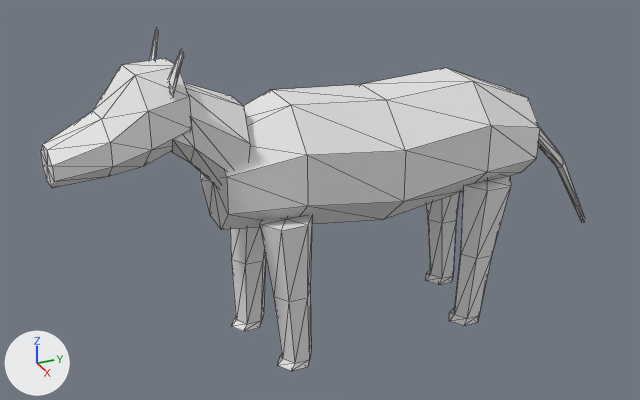
Two versions of the OBJ model data/animals/onca/eat/4.obj, one commit apart.
Camera for both pictures: a camera (50 mm lens) standing at (2.206, -1.164, 1.557) and looking at (-0.041, -0.152, 0.434). The lights are fixed; the arrows at lower left show +X, +Y and +Z. The picture after the commit comes second. Mesh edges are drawn as thin lines. Where no turn or scale is listed for an object, it has been applied to the vertices.

In view in the first picture: 'onca_eat_4'.
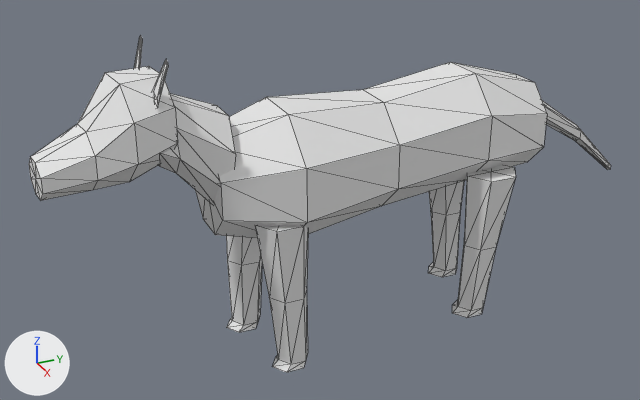
The change, as a list of edits to the scene's bpy script:
```text
Change me_onca_eat_4:
    used by ob_onca_eat_4; location = (0.0, 0.0, 0.0)
    remove me_onca_eat_4.from_pydata(...)  # 254 vertices, 468 faces; spans x -0.2..0.2, y -0.95..0.91, z 0.0..0.99
    add me_onca_eat_4.from_pydata(...)  # 254 vertices, 468 faces; spans x -0.21..0.21, y -0.98..1.0, z 0.0..0.98
    me_onca_eat_4 part 1: the loose piece of 26 vertices spanning x -0.19..-0.07, y -0.43..-0.25, z 0.0..0.48 is moved by (0.0, -0.01, 0.0)
    me_onca_eat_4 part 2: the loose piece of 26 vertices spanning x 0.07..0.19, y -0.41..-0.25, z 0.0..0.48 is moved by (0.0, -0.01, 0.0)
    me_onca_eat_4 part 3: the loose piece of 26 vertices spanning x -0.19..-0.07, y 0.25..0.42, z 0.0..0.48 is moved by (0.0, 0.01, 0.03)
    me_onca_eat_4 part 4: the loose piece of 26 vertices spanning x 0.07..0.19, y 0.23..0.42, z 0.0..0.48 is moved by (0.0, 0.01, 0.03)
    me_onca_eat_4 part 5: the loose piece of 26 vertices spanning x -0.12..0.12, y -0.7..-0.42, z 0.52..0.91 is scaled about its middle by (1.02, 1.01, 1.01), then moved by (0.0, -0.04, -0.02)
    me_onca_eat_4 part 6: the loose piece of 34 vertices spanning x -0.11..0.15, y -0.95..-0.58, z 0.66..0.93 is scaled about its middle by (1.05, 0.971, 1.04), then moved by (0.0, -0.04, -0.02)
    me_onca_eat_4 part 7: the loose piece of 14 vertices spanning x -0.12..-0.05, y -0.63..-0.6, z 0.86..0.99 is moved by (-0.01, -0.04, -0.02)
    me_onca_eat_4 part 8: the loose piece of 14 vertices spanning x 0.07..0.14, y -0.63..-0.6, z 0.86..0.99 is moved by (0.01, -0.04, -0.02)
    me_onca_eat_4 part 9: 62 of 254 vertices moved; they spanned x -0.2..0.2, y -0.5..0.91, z 0.13..0.79 and now span x -0.21..0.21, y -0.52..1.0, z 0.33..0.81; mean shift (0.0, 0.02, 0.04); largest move (-0.05, 0.91, 0.16) -> (-0.06, 1.0, 0.35)
```

Boxes [x1, y1, x2, y2] around the edits, measured in the pictures (640 x 400 px; the box of a moved part takes in the faces that stretch with it):
'onca_eat_4', reshaped (7% wider)
    before: [40, 28, 585, 371]
    after: [29, 36, 611, 372]
part 1 of me_onca_eat_4, moved or reshaped
    before: [230, 227, 266, 331]
    after: [226, 236, 262, 332]
part 2 of me_onca_eat_4, moved or reshaped
    before: [260, 215, 312, 371]
    after: [255, 226, 308, 372]
part 3 of me_onca_eat_4, moved or reshaped
    before: [426, 193, 460, 285]
    after: [428, 181, 464, 277]
part 4 of me_onca_eat_4, moved or reshaped
    before: [449, 175, 511, 326]
    after: [452, 165, 516, 318]
part 5 of me_onca_eat_4, moved or reshaped
    before: [172, 83, 250, 188]
    after: [159, 94, 236, 205]
part 6 of me_onca_eat_4, moved or reshaped
    before: [40, 58, 192, 188]
    after: [29, 66, 178, 201]
part 7 of me_onca_eat_4, moved or reshaped
    before: [150, 28, 158, 60]
    after: [134, 36, 142, 68]
part 8 of me_onca_eat_4, moved or reshaped
    before: [168, 49, 184, 98]
    after: [152, 59, 168, 108]
part 9 of me_onca_eat_4, moved or reshaped
    before: [200, 68, 585, 230]
    after: [195, 62, 611, 238]
